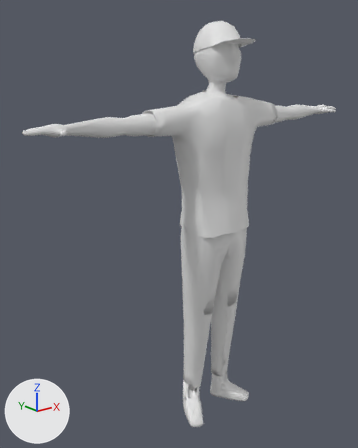
Before and after pictures for a commit that changed the FBX model Assets/fbx/skater.fbx.
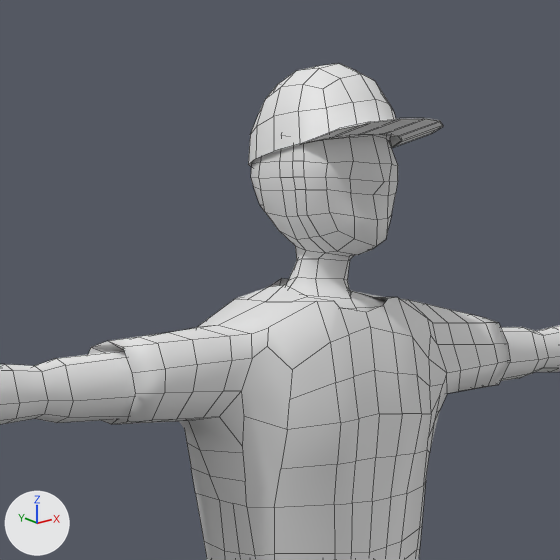
Each version appears first whole from a 50 mm lens placed at (-1.429, -1.546, 1.588), pointed at (-0.12, 0.091, 0.933), and next in a close-up on the part from 32% to 82% of the width and 0% to 40% of the height. Every picture has the same lights, and +X, +Y and +Z are marked at lower left. The close-ups show mesh edges as thin lines. Where no turn or scale is listed for an object, it has been applied to the vertices.

The first close-up shows 'BodyMesh', 'Shirt', 'TruckerHat'.
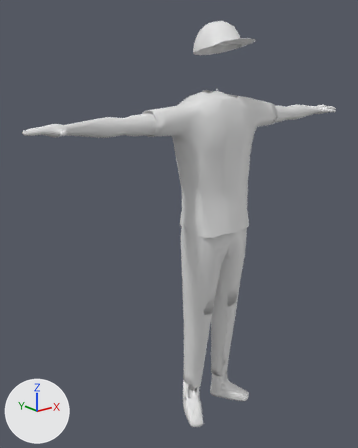
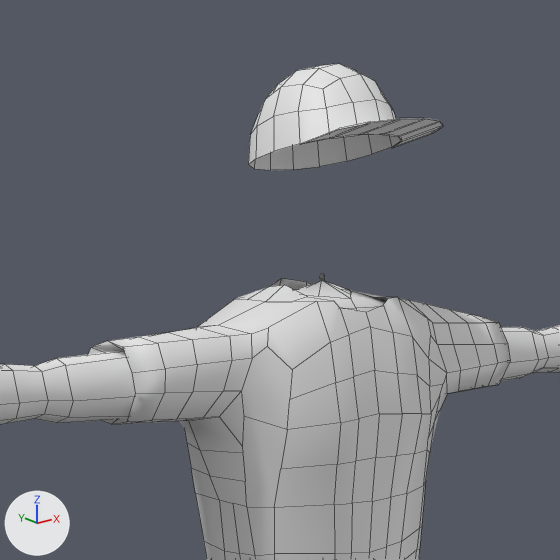
Changed parts and their boxes (x1, y1, x2, y2) in the close-ups (560 x 560 px; the box of a moved part takes in the faces that stretch with it):
'BodyMesh', reshaped: before (0, 135, 560, 424); after (0, 274, 560, 424)
part 1 of me_cube, moved or reshaped: before (251, 135, 398, 299); after (296, 274, 351, 299)

What changed in the scene script:
```text
Change me_cube:
    used by ob_bodymesh; location = (0.0, 0.0, 1.597)
    remove me_cube.from_pydata(...)  # 560 vertices, 554 faces; spans x -0.82..0.82, y -0.12..0.09, z -1.59..0.16
    add me_cube.from_pydata(...)  # 560 vertices, 554 faces; spans x -0.82..0.82, y -0.11..0.09, z -1.59..-0.09
    me_cube part 1
    19 vertices are removed from x -0.06..0.06, y -0.08..0.06, z 0.09..0.16
    178 faces are deleted
    164 vertices move from x -0.08..0.08, y -0.12..0.09, z -0.1..0.16 to x 0.0..0.01, y -0.01..0.0, z -0.09
    19 vertices are added at x 0.0..0.01, y -0.01..0.0, z -0.09
    178 new faces join them
```
